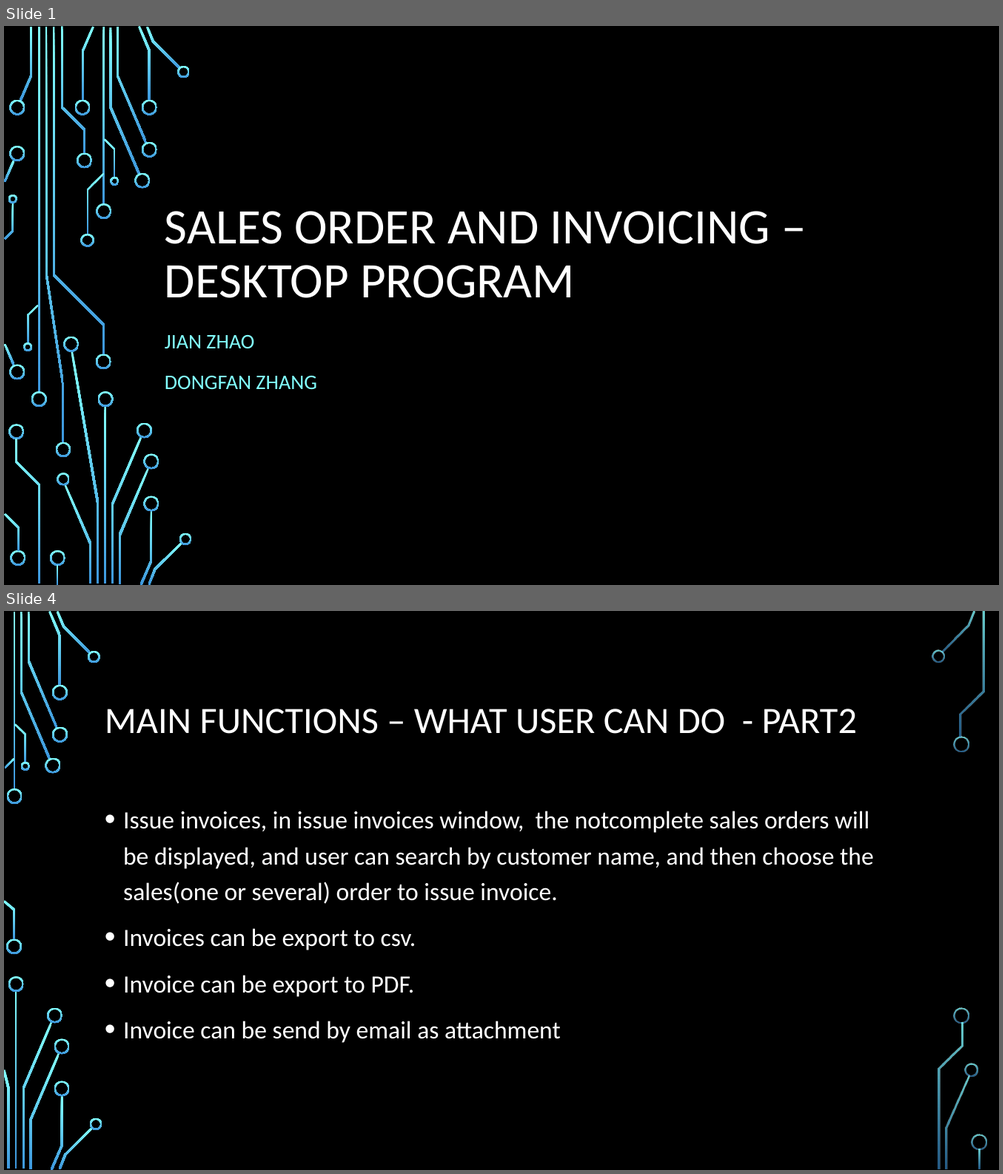
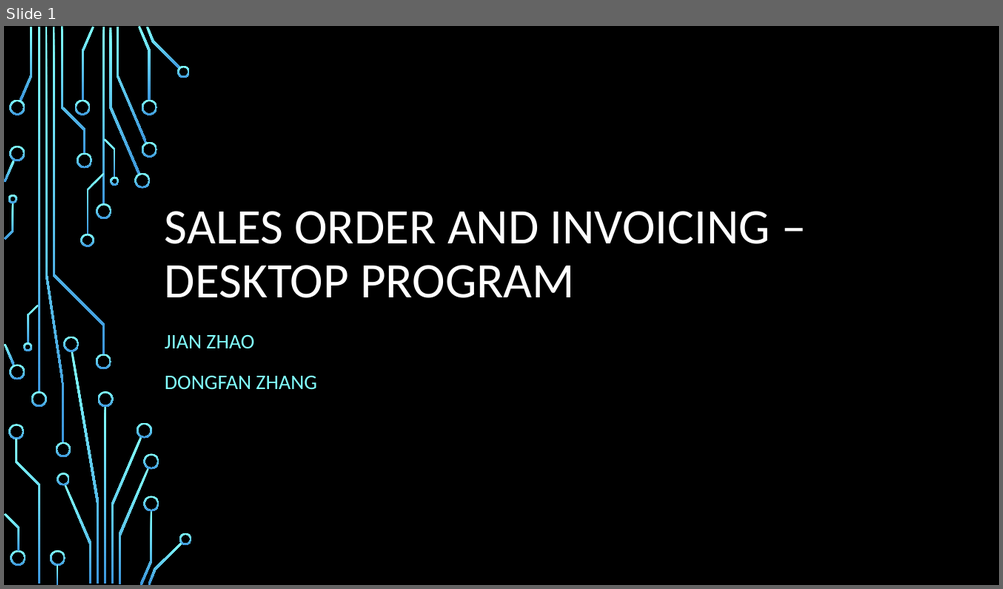
Before and after one commit to zdf22018/project_sales_order_invoicing, a slide deck: Sales Order and invoicing – desktop program.pptx. Shown one above the other, each under a label of ours: slides 1 and 4 before the commit, slide 1 after it; the slides between them are not shown. The pictures are 1003x1174 and 1003x589 pixels, drawn with LibreOffice and Linux fonts; fonts in the diff are those of the drawing; background and template pictures are left out. Boxes give left, top, right and bottom in pixels: in the first picture for what was removed or moved away, otherwise in the second. Text is boxed around its words. In the diff, an @@ line names an element or a change of style, - is before the commit and + after.

Commit message:
ppx updated, fixed the orderstatus count

```diff
--- a/Sales Order and invoicing – desktop program.pptx
+++ b/Sales Order and invoicing – desktop program.pptx
@@ slide 4 removed at box(4, 611, 999, 1170), background picture (left out) @@
@@ title removed at box(105, 709, 856, 734) @@
-MAIN FUNCTIONS – WHAT USER CAN DO - PART2
@@ text removed at box(123, 811, 874, 1043) @@
-• Issue invoices, in issue invoices window, the notcomplete sales orders will be displayed, and user can search by customer name, and then choose the sales(one or several) order to issue invoice.
-• Invoices can be export to csv.
-• Invoice can be export to PDF.
-• Invoice can be send by email as attachment
@@ group removed at box(4, 611, 987, 1170): 33 freeform shapes, 3 rectangles @@
```
Also in this commit, not shown: 8 slides changed, 7 slides added, 1 other slide removed, 20 other files.
